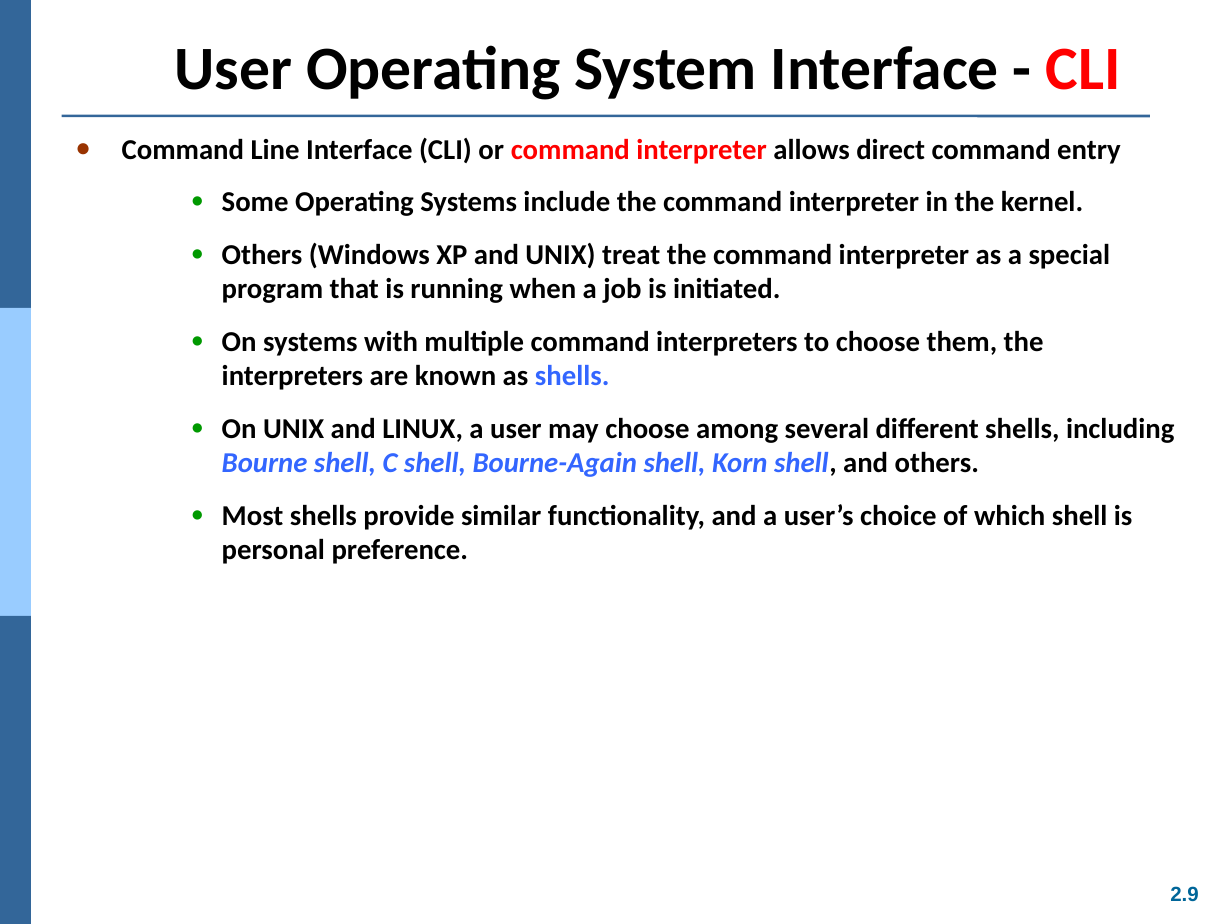
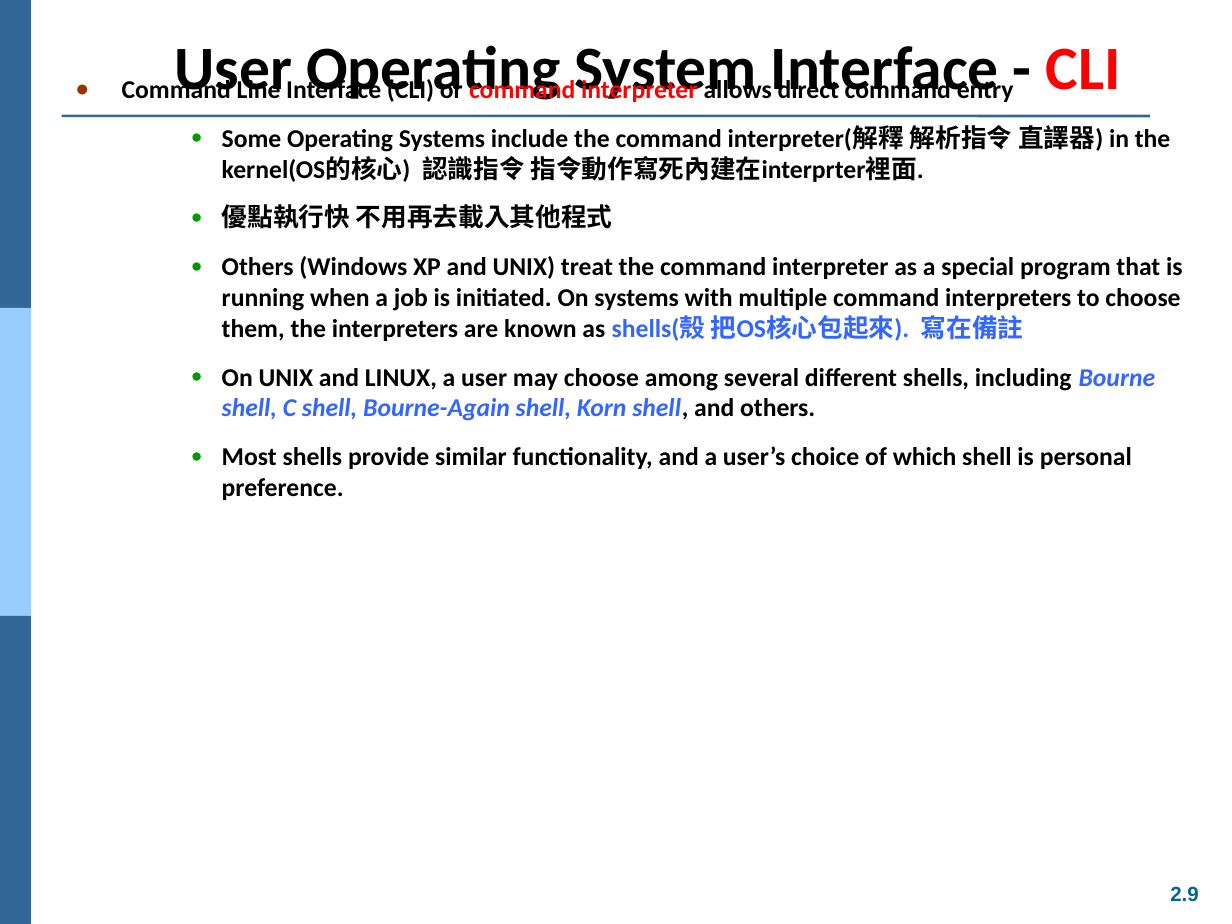
Before and after one commit to Yang09701194/OS_Learning, a slide deck: slide 9 of ch02.ppt. Drawn at 1232x924 pixels with LibreOffice and Linux fonts; fonts in the diff are those of the drawing. Boxes give left, top, right and bottom in pixels: in the first picture for what was removed or moved away, otherwise in the second. Text is boxed around its words. In the diff, an @@ line names an element or a change of style, - is before the commit and + after.

Commit message:
ch 2

```diff
--- a/ch02.ppt
+++ b/ch02.ppt
@@ text "Command Line Interface (CLI) or ...": place and size @@
-text "Command Line Interface (CLI) or ..." at bbox=[122, 138, 1174, 564]
+text "Command Line Interface (CLI) or ..." at bbox=[122, 77, 1182, 500]
@@ text at bbox=[122, 77, 1156, 500]: size 16.8 to 15 pt in "Command Line Interface (CLI) or command interpreter ...", "On UNIX and LINUX, a user may ...", "Most shells provide similar functionality, and a ..." @@
@@ text at bbox=[222, 125, 1182, 341]: text changed; size 16.8 to 15 pt @@
-    ● Some Operating Systems include the command interpreter in the kernel.
-    ● Others (Windows XP and UNIX) treat the command interpreter as a special program that is running when a job is initiated.
-    ● On systems with multiple command interpreters to choose them, the interpreters are known as shells.
+    ● Some Operating Systems include the command interpreter(解釋 解析指令 直譯器) in the kernel(OS的核心) 認識指令 指令動作寫死內建在interprter裡面.
+    ● 優點執行快 不用再去載入其他程式
+    ● Others (Windows XP and UNIX) treat the command interpreter as a special program that is running when a job is initiated. On systems with multiple command interpreters to choose them, the interpreters are known as shells(殼 把OS核心包起來). 寫在備註
```
Also in this commit, not shown: 4 other slides changed.
